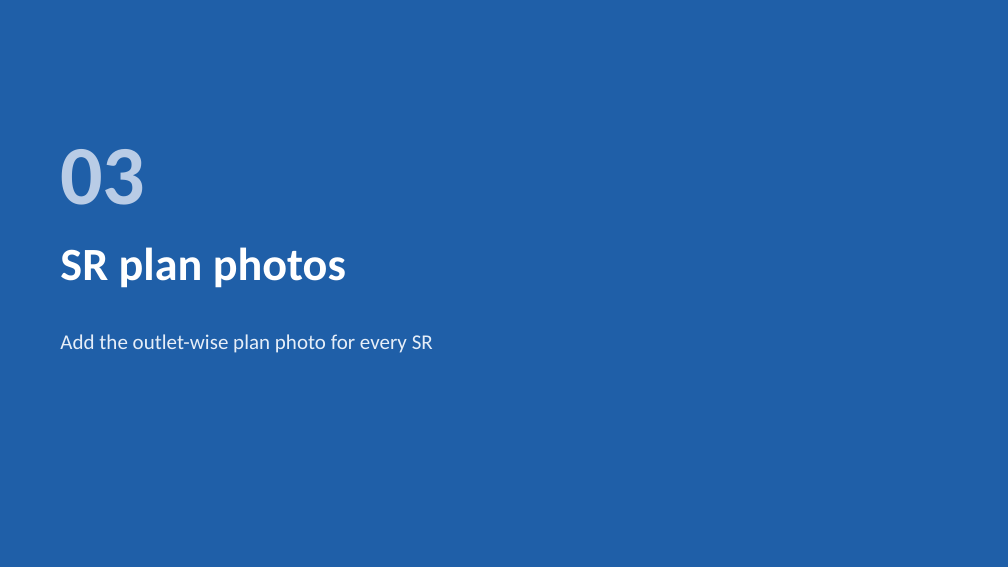
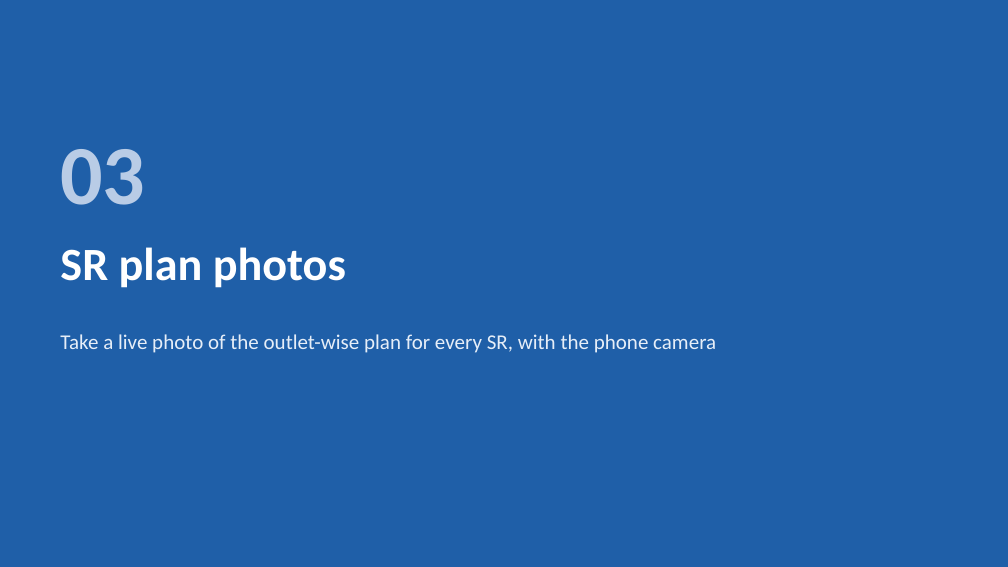
Before and after one commit to asefameerador96-ctrl/Meeting-Checker, a slide deck: slide 10 of docs/user-manuals/Meeting_Checker_AMO_User_Manual.pptx. Drawn at 1008x567 pixels with LibreOffice and Linux fonts; fonts in the diff are those of the drawing; background and template pictures are left out. Boxes give left, top, right and bottom in pixels: in the first picture for what was removed or moved away, otherwise in the second. Text is boxed around its words. In the diff, an @@ line names an element or a change of style, - is before the commit and + after.

```diff
--- a/docs/user-manuals/Meeting_Checker_AMO_User_Manual.pptx
+++ b/docs/user-manuals/Meeting_Checker_AMO_User_Manual.pptx
@@ text at [60,334,716,353]: text changed @@
-Add the outlet-wise plan photo for every SR
+Take a live photo of the outlet-wise plan for every SR, with the phone camera
```
Also in this commit, not shown: 10 other slides changed, 4 slides added, 2 slides removed, 24 other files.
